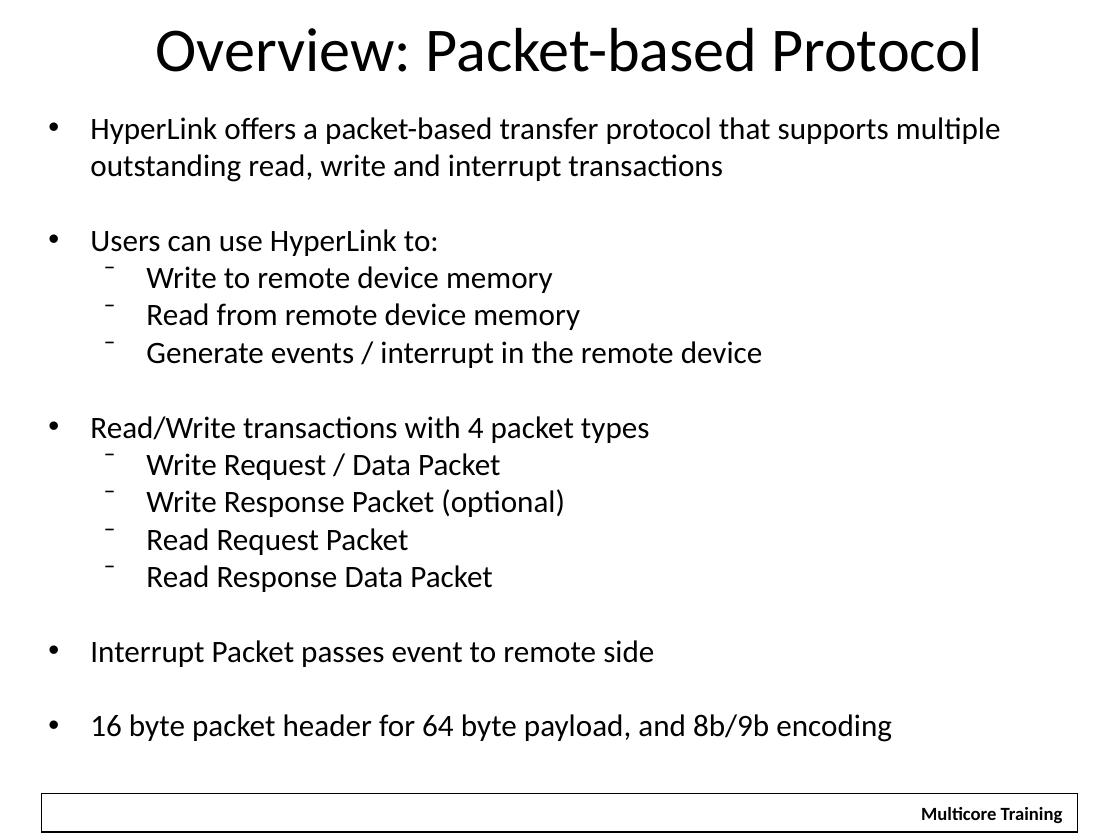
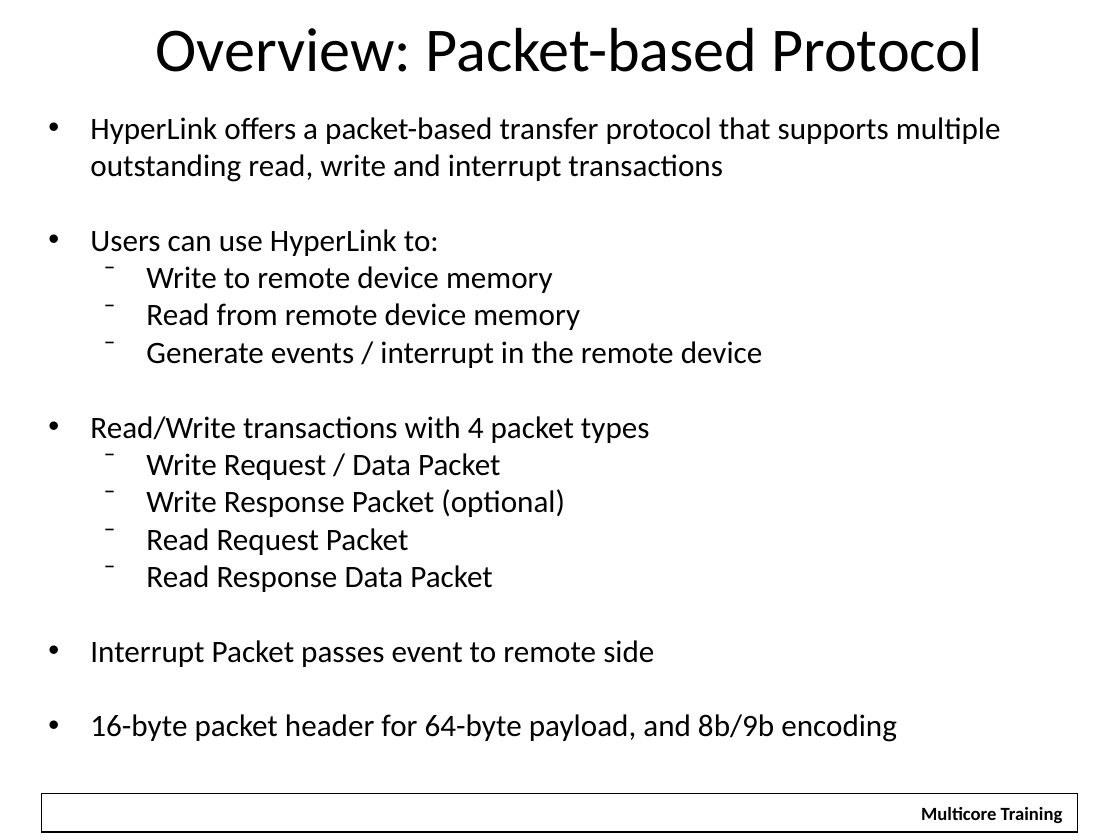
Before and after one commit to hari1989/keystone-workshop, a slide deck: slide 11 of slides/Intro to Hyperlink.pptx. Drawn at 1120x840 pixels with LibreOffice and Linux fonts; fonts in the diff are those of the drawing; background and template pictures are left out. Boxes give left, top, right and bottom in pixels: in the first picture for what was removed or moved away, otherwise in the second. Text is boxed around its words. In the diff, an @@ line names an element or a change of style, - is before the commit and + after.

Commit message:
Edits based on 2/08 presentation edits; all are now incorporated. RJH

```diff
--- a/slides/Intro to Hyperlink.pptx
+++ b/slides/Intro to Hyperlink.pptx
@@ text at bbox=[90, 714, 897, 742]: text changed @@
-• 16 byte packet header for 64 byte payload, and 8b/9b encoding
+• 16-byte packet header for 64-byte payload, and 8b/9b encoding
```
Also in this commit, not shown: 18 other slides changed, 1 slide removed.
